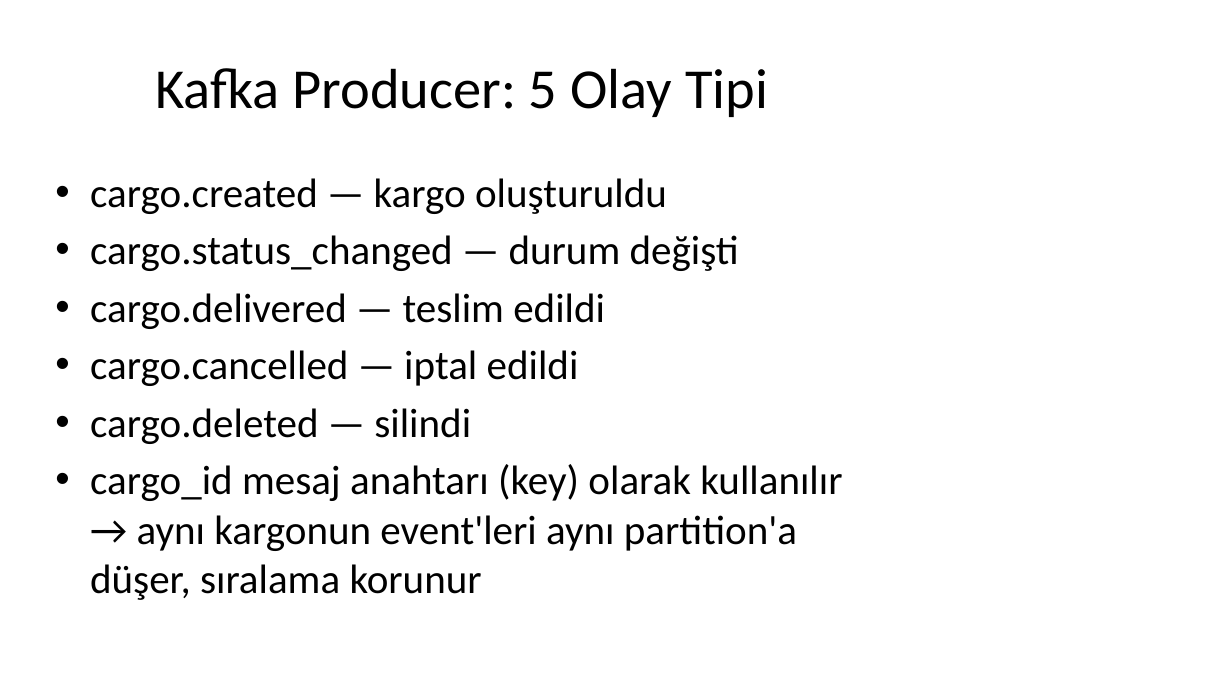
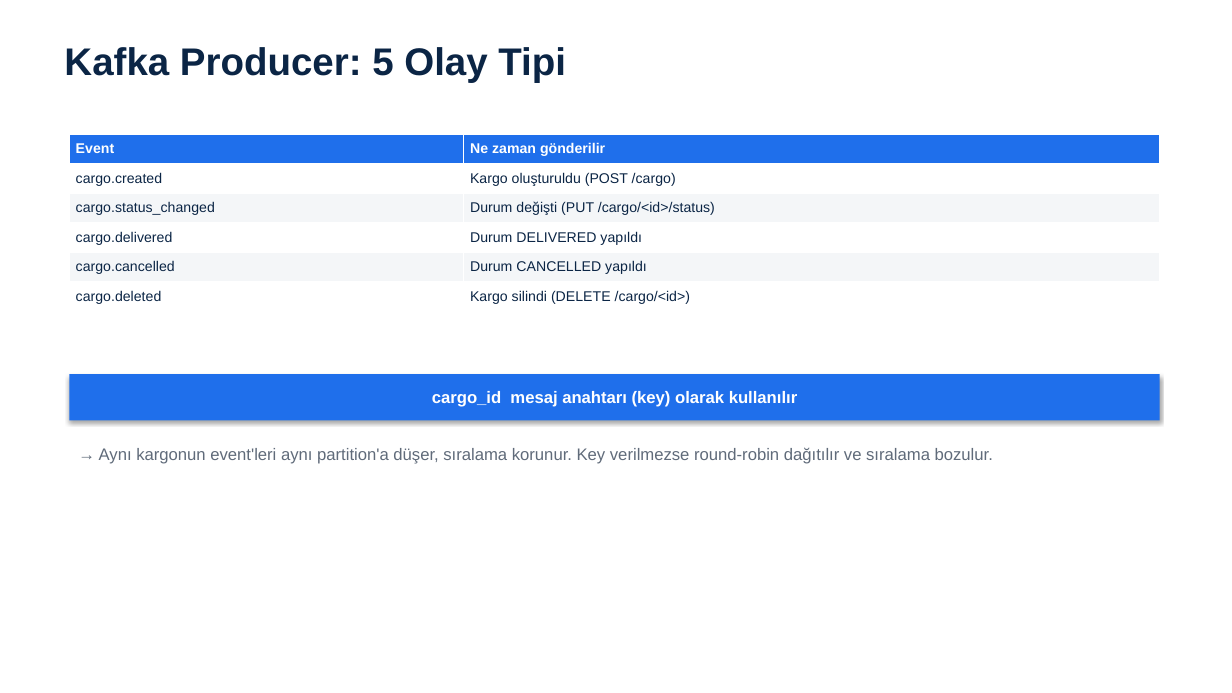
Before and after one commit to ErdemEmin/cargo-tracking, a slide deck: slide 5 of Kargo_Takip_Sistemi_Sunum.pptx. Drawn at 1232x693 pixels with LibreOffice and Linux fonts; fonts in the diff are those of the drawing. Boxes give left, top, right and bottom in pixels: in the first picture for what was removed or moved away, otherwise in the second. Text is boxed around its words. In the diff, an @@ line names an element or a change of style, - is before the commit and + after.

```diff
--- a/Kargo_Takip_Sistemi_Sunum.pptx
+++ b/Kargo_Takip_Sistemi_Sunum.pptx
@@ text "Kafka Producer: 5 Olay Tipi": place and size @@
-text "Kafka Producer: 5 Olay Tipi" at [155, 68, 768, 117]
+text "Kafka Producer: 5 Olay Tipi" at [64, 47, 566, 83]
@@ text "Kafka Producer: 5 Olay Tipi" at [64, 47, 566, 83]: size 44 to 30 pt, font Calibri to Arial, text colour #000000 to #0B2545, bold on; alignment centre to left; vertical alignment middle to top @@
@@ table added at [69, 134, 1160, 311], 6 rows, 2 columns @@
+Event | Ne zaman gönderilir
+cargo.created | Kargo oluşturuldu (POST /cargo)
+cargo.status_changed | Durum değişti (PUT /cargo/<id>/status)
+cargo.delivered | Durum DELIVERED yapıldı
+cargo.cancelled | Durum CANCELLED yapıldı
+cargo.deleted | Kargo silindi (DELETE /cargo/<id>)
@@ text removed at [90, 178, 842, 600] @@
-• cargo.created — kargo oluşturuldu
-• cargo.status_changed — durum değişti
-• cargo.delivered — teslim edildi
-• cargo.cancelled — iptal edildi
-• cargo.deleted — silindi
-• cargo_id mesaj anahtarı (key) olarak kullanılır → aynı kargonun event'leri aynı partition'a düşer, sıralama korunur
@@ rectangle added at [69, 374, 1160, 421], fill #1F6FEB, 13 pt, text #FFFFFF, bold @@
+cargo_id mesaj anahtarı (key) olarak kullanılır
@@ text added at [99, 447, 993, 464], 13 pt, text #606B7A @@
+→ Aynı kargonun event'leri aynı partition'a düşer, sıralama korunur. Key verilmezse round-robin dağıtılır ve sıralama bozulur.
```
Also in this commit, not shown: 11 other slides changed, 3 other files.
